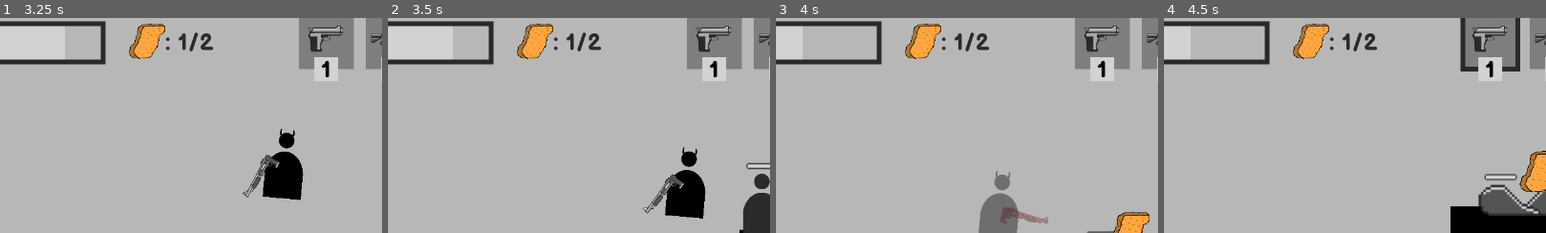
Above: before the commit, frames 1-4 (left to right).
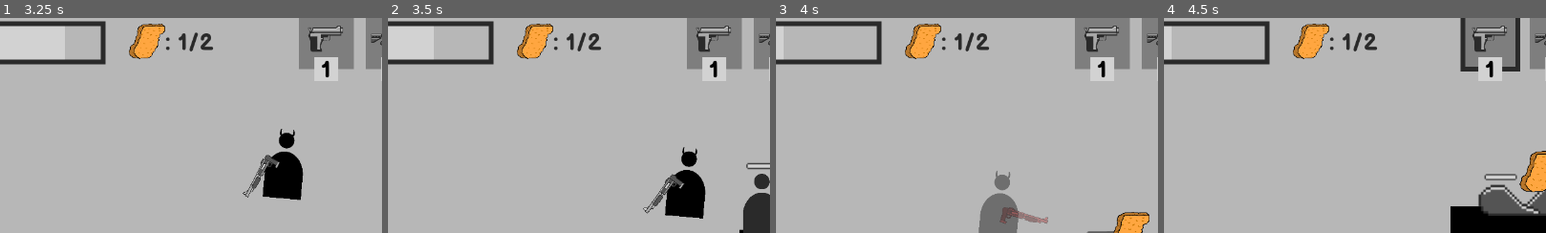
Above: after the commit, the same moments.

Repository: BesterCoder/nuggie-collector
Game: Godot game, scene res://levels/level_001.tscn
Two runs of this game, one before a commit and one after it. Both use one fixed random seed, a clock stepped at 60 frames per second and the inputs below.
Inputs (mouse positions are % of the whole screen's width and height, from its top left):
- Up to frame 1 (3.25 s): move the mouse to (72, 45) at 0.52 s; press the mouse at (72, 45) at 0.53 s; hold D (move_right) 0.53-2.03 s; tap W (jump) at 0.77, 1.52, 3.02 s; move the mouse to (30, 55) at 1.27 s; release the mouse at (30, 55) at 1.28 s; tap 1 (select_pistol) at 1.35 s; move the mouse to (60, 28) at 2.02 s; hold A (move_left) 2.03-2.78 s; tap 2 (select_rifle) at 2.1 s; move the mouse to (45, 70) at 2.77 s; hold D (move_right) from 2.78 s (still down); tap 3 (select_shotgun) at 2.85 s
- Up to frame 2 (3.5 s): keep holding D (move_right)
- Up to frame 3 (4 s): keep holding D (move_right); move the mouse to (80, 65) at 3.52 s; press the mouse at (80, 65) at 3.53 s; tap W (jump) at 3.77 s
- Up to frame 4 (4.5 s): move the mouse to (20, 35) at 4.27 s; release D (move_right) at 4.28 s; release the mouse at (20, 35) at 4.28 s; hold A (move_left) from 4.28 s (still down); tap 1 (select_pistol) at 4.35 s
The pictures show only the part of the screen within x 20-70%, y 3-53%; the shares and areas given below are measured in that part.

Frame 1 is identical in both runs. In frame 2, 0.8% of the frame differs, in the area x 12-17%, y 4-20%; in frame 3, 0.8%; in frame 4, 0.8%.

Commit message:
EnemyShooter now shoots at player dealing damage
Weapons now also support shooting at a target
so the same code can be used by the player
and the enemies.

Diff:
--- a/characters/enemies/shooter/EnemyShooter.gd
+++ b/characters/enemies/shooter/EnemyShooter.gd
@@ -50,6 +50,7 @@
 
 	if shoot_target != null:
 		$Pistol.look_at(shoot_target.global_position)
+		$Pistol.shoot(shoot_target)
 
 func _on_player_body_entered(body):
 	$Pistol.look_at(body.global_position)
--- a/characters/enemies/shooter/EnemyShooter.tscn
+++ b/characters/enemies/shooter/EnemyShooter.tscn
@@ -1,9 +1,10 @@
-[gd_scene load_steps=7 format=2]
+[gd_scene load_steps=8 format=2]
 
 [ext_resource path="res://assets/health_bar/health_bar.png" type="Texture" id=1]
 [ext_resource path="res://characters/enemies/shooter/EnemyShooter.gd" type="Script" id=2]
 [ext_resource path="res://characters/weapons/pistol/Pistol.tscn" type="PackedScene" id=3]
 [ext_resource path="res://assets/enemy_shooter/enemyshooterv01.png" type="Texture" id=4]
+[ext_resource path="res://characters/weapons/bullet/EnemyBullet.tscn" type="PackedScene" id=5]
 
 [sub_resource type="RectangleShape2D" id=1]
 extents = Vector2( 24, 56 )
@@ -63,6 +64,7 @@
 [node name="Pistol" parent="." instance=ExtResource( 3 )]
 position = Vector2( 134.5, 109.5 )
 scale = Vector2( 0.8, 0.8 )
+weapon_bullet = ExtResource( 5 )
 
 [node name="PlayerDetector" type="Area2D" parent="."]
 collision_layer = 32
--- a/characters/weapons/WeaponBase.gd
+++ b/characters/weapons/WeaponBase.gd
@@ -38,18 +38,18 @@
 		emit_signal("weapon_ammo_changed", self)
 	return true
 
-func shoot():
+func shoot(target = null):
 	if not shoot_ready:
 		return
 	if not infinite_ammo and current_ammo < 1:
 		return
 
 	current_ammo -= 1
-	weapon_shoot()
+	weapon_shoot(target)
 	emit_signal("weapon_ammo_changed", self)
 	_start_shoot_timer()
 
-func weapon_shoot():
+func weapon_shoot(_target):
 	var msg = "WeaponBase.gd: shoot_handler is not overridden"
 	print(msg)
 	push_error(msg)
--- /dev/null
+++ b/characters/weapons/bullet/EnemyBullet.gd
@@ -0,0 +1,17 @@
+extends Area2D
+
+const SPEED = 800
+
+var direction = Vector2(0.0, 0.0)
+
+func initialize(_direction: Vector2):
+	self.direction = _direction
+
+
+func _physics_process(delta):
+	position += SPEED * delta * direction
+
+func _on_body_entered(body):
+	if body.name == "Player":
+		body.deal_damage(10)
+	queue_free()
--- /dev/null
+++ b/characters/weapons/bullet/EnemyBullet.tscn
@@ -0,0 +1,19 @@
+[gd_scene load_steps=4 format=2]
+
+[ext_resource path="res://assets/weapons/bullet/smallbullet.png" type="Texture" id=1]
+[ext_resource path="res://characters/weapons/bullet/EnemyBullet.gd" type="Script" id=2]
+
+[sub_resource type="RectangleShape2D" id=1]
+extents = Vector2( 2.5, 2.5 )
+
+[node name="EnemyBullet" type="Area2D"]
+collision_layer = 128
+collision_mask = 3
+script = ExtResource( 2 )
+
+[node name="Sprite" type="Sprite" parent="."]
+texture = ExtResource( 1 )
+
+[node name="CollisionShape2D" type="CollisionShape2D" parent="."]
+shape = SubResource( 1 )
+[connection signal="body_entered" from="." to="." method="_on_body_entered"]
--- a/characters/weapons/pistol/Pistol.gd
+++ b/characters/weapons/pistol/Pistol.gd
@@ -5,7 +5,11 @@
 	set_shoot_wait_time(0.4)
 
 # Called from WeaponBase shoot function
-func weapon_shoot():
+func weapon_shoot(target):
+	var target_pos = get_global_mouse_position()
+	if target != null:
+		target_pos = target.global_position
+
 	var point_position = $BulletPoint.global_position
 	# TODO: cleaner way to change the y position when weapon is flipped
 	if self.flip_v:
@@ -14,7 +18,7 @@
 		$BulletPoint.position.y *= -1
 
 	var new_bullet = weapon_bullet.instance()
-	new_bullet.initialize((get_global_mouse_position() - global_position).normalized())
+	new_bullet.initialize((target_pos - global_position).normalized())
 	new_bullet.global_position = point_position
 
 	get_tree().current_scene.add_child(new_bullet)
--- a/characters/weapons/rifle/Rifle.gd
+++ b/characters/weapons/rifle/Rifle.gd
@@ -5,7 +5,11 @@
 	set_shoot_wait_time(0.2)
 
 # Called from WeaponBase shoot function
-func weapon_shoot():
+func weapon_shoot(target):
+	var target_pos = get_global_mouse_position()
+	if target != null:
+		target_pos = target.global_position
+
 	var point_position = $BulletPoint.global_position
 	# TODO: cleaner way to change the y position when weapon is flipped
 	if self.flip_v:
@@ -14,7 +18,7 @@
 		$BulletPoint.position.y *= -1
 
 	var new_bullet = weapon_bullet.instance()
-	new_bullet.initialize((get_global_mouse_position() - global_position).normalized())
+	new_bullet.initialize((target_pos - global_position).normalized())
 	new_bullet.global_position = point_position
 
 	get_tree().current_scene.add_child(new_bullet)
--- a/characters/weapons/shotgun/Shotgun.gd
+++ b/characters/weapons/shotgun/Shotgun.gd
@@ -13,7 +13,11 @@
 	set_shoot_wait_time(0.4)
 
 # Called from WeaponBase shoot function
-func weapon_shoot():
+func weapon_shoot(target):
+	var target_pos = get_global_mouse_position()
+	if target != null:
+		target_pos = target.global_position
+
 	var point_position = $BulletPoint.global_position
 	# TODO: cleaner way to change the y position when weapon is flipped
 	if self.flip_v:
@@ -21,7 +25,7 @@
 		point_position = $BulletPoint.global_position
 		$BulletPoint.position.y *= -1
 
-	var normalized_vector = (get_global_mouse_position() - global_position).normalized()
+	var normalized_vector = (target_pos - global_position).normalized()
 	for rotation in rotation_map:
 		var new_bullet = weapon_bullet.instance()
 		new_bullet.initialize(normalized_vector.rotated(rotation))
